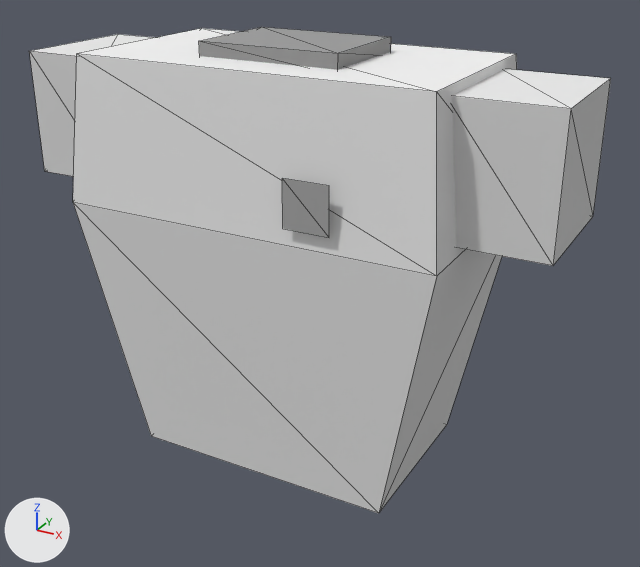
One commit to the glTF model examples/solid-eleven/assets/shared/models/torso_hd.glb: the scene before it, then after it.
Rendered twice from a camera (50 mm lens) standing at (0.475, -0.813, 0.612) and looking at (0.024, 0.007, 0.202). The lights are fixed; the arrows at lower left show +X, +Y and +Z. The older version comes first. Mesh edges are drawn as thin lines. Vertices at exactly the same position are counted once.

Script lines for the objects in view, before the commit:
```python
me_torso_001 = bpy.data.meshes.new('torso.001')
me_torso_001.from_pydata(...)  # 44 vertices, 52 faces; spans x -0.305..0.305, y -0.132..0.126, z 0.0..0.475
me_torso_001.materials.append(mat_defaultmaterial)
ob_torso = bpy.data.objects.new('torso', me_torso_001)
ob_torso.location = (0.0, 0.0, 0.0)
```
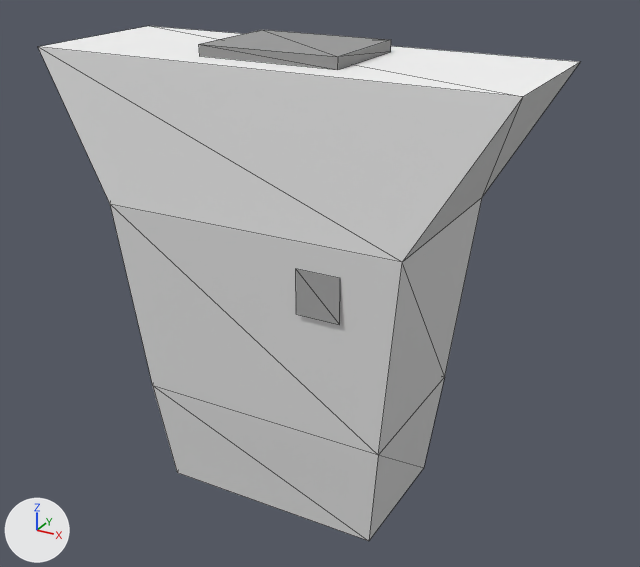
Edits to the scene script, one JSON object a line:
```json
{"block": "me_torso_001", "where": "# used by ob_torso; location = (0.0, 0.0, 0.0)"}
{"op": "remove", "block": "me_torso_001", "code": "me_torso_001.from_pydata(...)  # 44 vertices, 52 faces; spans x -0.305..0.305, y -0.132..0.126, z 0.0..0.475"}
{"op": "add", "block": "me_torso_001", "code": "me_torso_001.from_pydata(...)  # 32 vertices, 40 faces; spans x -0.27..0.27, y -0.11..0.11, z -0.06..0.472"}
{"block": "me_torso_001", "change": "me_torso_001 part 1: the loose piece of 8 vertices spanning x -0.08..0.08, y -0.06..0.06, z 0.455..0.475 is scaled about its middle by (1, 1, 0.6), then moved by (0.0, 0.0, 0.001)"}
{"block": "me_torso_001", "change": "me_torso_001 part 2: the loose piece of 4 vertices spanning x 0.06..0.11, y -0.132, z 0.32..0.37 is moved by (0.0, 0.023, -0.1)"}
{"block": "me_torso_001", "change": "me_torso_001 part 3: the loose piece of 12 vertices spanning x -0.215..0.215, y -0.125..0.125, z 0.0..0.46 is rebuilt with 16 vertices and now spans x -0.27..0.27, y -0.11..0.11, z -0.06..0.46"}
{"block": "me_torso_001", "change": "me_torso_001 part 4: the loose piece of 8 vertices spanning x -0.305..-0.195, y -0.075..0.075, z 0.31..0.45 is deleted"}
{"block": "me_torso_001", "change": "me_torso_001 part 5: the loose piece of 8 vertices spanning x 0.195..0.305, y -0.075..0.075, z 0.31..0.45 is deleted"}
{"block": "me_torso_001", "change": "other edits to the shape of me_torso_001 do not show in these pictures"}
```

Where the change shows, as pixel boxes [x1, y1, x2, y2] in the pictures (640 x 567 px; the box of a moved part takes in the faces that stretch with it):
```json
{"object": "torso", "change": "reshaped", "before": [29, 27, 611, 513], "after": [38, 26, 580, 541], "on screen": "7% narrower"}
{"part": 1, "of": "me_torso_001", "change": "moved or reshaped", "before": [199, 27, 391, 70], "after": [199, 30, 391, 70]}
{"part": 2, "of": "me_torso_001", "change": "moved or reshaped", "before": [282, 178, 329, 237], "after": [296, 269, 340, 325]}
{"part": 3, "of": "me_torso_001", "change": "rebuilt", "before": [73, 28, 517, 513], "after": [38, 26, 580, 541], "on screen": "22% wider, 6% taller"}
{"part": 4, "of": "me_torso_001", "change": "deleted", "before": [29, 34, 155, 177]}
{"part": 5, "of": "me_torso_001", "change": "deleted", "before": [452, 69, 611, 266]}
```
